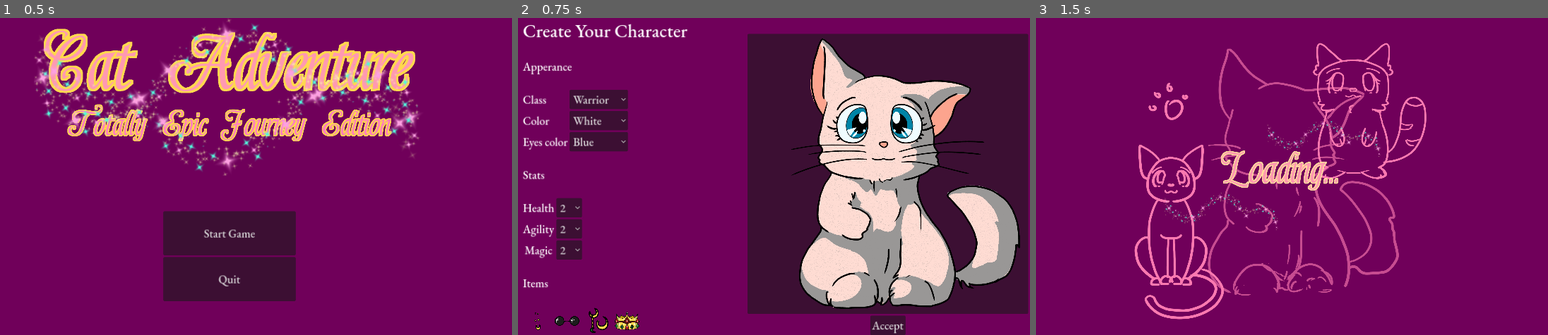
Above: before the commit, frames 1-3 (left to right).
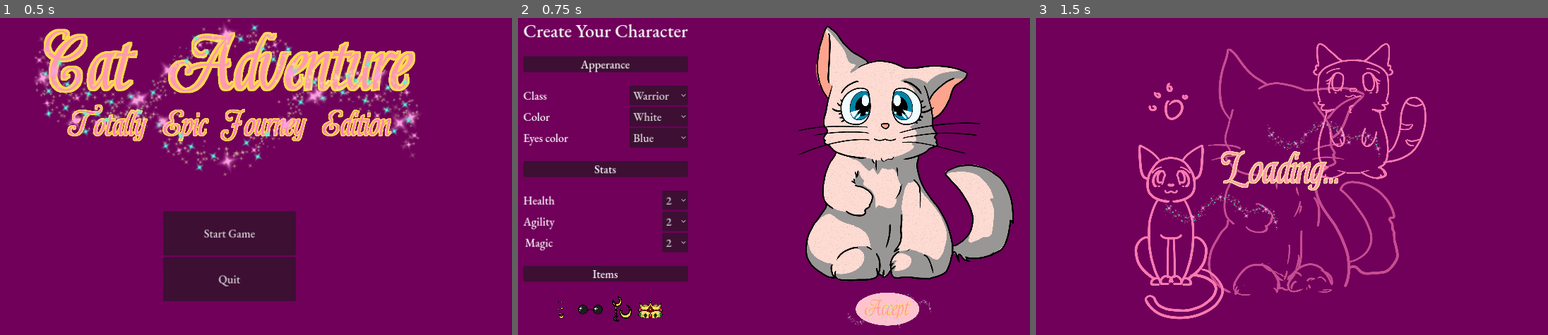
Above: after the commit, the same moments.

Repository: CommonParrot/MiniJam-Cat-Selection-Adventure
Game: Godot game, scene res://Screens/TitleScreen.tscn
Same seed, same stepped clock (60 frames per second), same inputs: the game is played once before the commit and once after it. Before the commit the project starts from res://Screens/title_screen.tscn.
Inputs (mouse positions are in pixels of both pictures, inside the frame that each line leads up to; where the layout moved, square brackets give the same spot in the first picture):
- Up to frame 1 (0.5 s): no input
- Up to frame 2 (0.75 s): click "Start Game" at 0.5 s
- Up to frame 3 (1.5 s): click (1404, 309) [1404, 325] at 1.25 s

Frame 1 is identical in both runs. In frame 2, 54% of the frame differs, in the area x 0-100%, y 1-100%; in frame 3, nothing differs.
Error after the commit: Parse Error: Identifier "sound" not declared in the current scope. (res://Scripts/DynamicCatOptionButton.gd:19)

Commit message:
Improved After Presentation Version

Diff:
--- a/Screens/Cat.tscn
+++ /dev/null
@@ -1,9 +0,0 @@
-[gd_scene load_steps=2 format=3 uid="uid://c874qj1urrdtj"]
-
-[ext_resource type="Script" path="res://Scripts/Cat.gd" id="1_5ahkl"]
-
-[node name="Cat" type="Control"]
-layout_mode = 3
-anchors_preset = 0
-size_flags_vertical = 3
-script = ExtResource("1_5ahkl")
--- a/Screens/character_selection_screen.tscn
+++ b/Screens/CharacterSelectionScreen.tscn
@@ -1,11 +1,10 @@
-[gd_scene load_steps=16 format=3 uid="uid://youox4cuc70m"]
-
-[ext_resource type="Script" path="res://Screens/DynamicCatOptionButton.gd" id="1_begdr"]
+[gd_scene load_steps=22 format=3 uid="uid://youox4cuc70m"]
+
+[ext_resource type="Script" path="res://Scripts/DynamicCatOptionButton.gd" id="1_begdr"]
 [ext_resource type="Texture2D" uid="uid://nklyurq55nh5" path="res://images/Accept.png" id="1_kewe1"]
 [ext_resource type="Texture2D" uid="uid://dkxkg1in1cdqo" path="res://images/White_Cat.png" id="1_rqi7e"]
 [ext_resource type="Theme" uid="uid://bw0mhj7o0bkbv" path="res://main.theme" id="1_xrlf3"]
-[ext_resource type="Texture2D" path="res://images/TailTrinket_cut.tres" id="2_7kade"]
-[ext_resource type="PackedScene" uid="uid://c874qj1urrdtj" path="res://Screens/Cat.tscn" id="2_e2hk4"]
+[ext_resource type="Texture2D" uid="uid://dea2uqbo2r8sc" path="res://images/TailTrinket_cut.tres" id="2_7kade"]
 [ext_resource type="Texture2D" uid="uid://cl0nnalqxhy2y" path="res://images/Crown.png" id="3_jjteo"]
 [ext_resource type="Texture2D" uid="uid://dblmkwcdpwt78" path="res://images/Crown_cut.tres" id="3_xhilw"]
 [ext_resource type="Texture2D" uid="uid://cpoxmt63ikby4" path="res://images/Earrings_cut.tres" id="4_qwp5y"]
@@ -15,6 +14,19 @@
 [ext_resource type="Script" path="res://Scripts/AccessoriesController.gd" id="6_5lmvo"]
 [ext_resource type="Texture2D" uid="uid://drh8hcqeqvwjy" path="res://images/TailTrinket.png" id="6_bm52k"]
 [ext_resource type="Texture2D" uid="uid://gee1oc07armi" path="res://images/Blue_Eyes.png" id="8_miwhf"]
+[ext_resource type="PackedScene" uid="uid://dpprlvlqvbstu" path="res://Screens/StatManager.tscn" id="15_wb3je"]
+
+[sub_resource type="StyleBoxEmpty" id="StyleBoxEmpty_6frc3"]
+
+[sub_resource type="StyleBoxEmpty" id="StyleBoxEmpty_yyqdy"]
+
+[sub_resource type="StyleBoxEmpty" id="StyleBoxEmpty_vwitq"]
+
+[sub_resource type="StyleBoxEmpty" id="StyleBoxEmpty_e1v3q"]
+
+[sub_resource type="StyleBoxEmpty" id="StyleBoxEmpty_ygyjf"]
+
+[sub_resource type="StyleBoxEmpty" id="StyleBoxEmpty_2073e"]
 
 [node name="Character creation" type="MarginContainer"]
 anchors_preset = 15
@@ -22,15 +34,11 @@
 anchor_bottom = 1.0
 grow_horizontal = 2
 grow_vertical = 2
+size_flags_horizontal = 4
+size_flags_vertical = 4
 theme = ExtResource("1_xrlf3")
 
-[node name="Accept" type="Sprite2D" parent="."]
-visible = false
-position = Vector2(957, 709)
-scale = Vector2(0.067416, 0.0773134)
-texture = ExtResource("1_kewe1")
-
-[node name="Cat" parent="." instance=ExtResource("2_e2hk4")]
+[node name="StatManager" parent="." instance=ExtResource("15_wb3je")]
 layout_mode = 2
 
 [node name="VBoxContainer" type="VBoxContainer" parent="."]
@@ -51,20 +59,29 @@
 theme_override_font_sizes/font_size = 42
 text = "Create Your Character"
 
-[node name="Apperance" type="Label" parent="VBoxContainer/HBoxContainer/left"]
+[node name="PanelContainer" type="PanelContainer" parent="VBoxContainer/HBoxContainer/left"]
+layout_mode = 2
+size_flags_vertical = 6
+
+[node name="Apperance" type="Label" parent="VBoxContainer/HBoxContainer/left/PanelContainer"]
 layout_mode = 2
 size_flags_vertical = 6
 text = "Apperance
 "
+horizontal_alignment = 1
 
 [node name="Apperance_table" type="GridContainer" parent="VBoxContainer/HBoxContainer/left"]
 layout_mode = 2
-columns = 2
+columns = 3
 
 [node name="Class" type="Label" parent="VBoxContainer/HBoxContainer/left/Apperance_table"]
 layout_mode = 2
 size_flags_vertical = 6
 text = "Class"
+
+[node name="Label" type="Label" parent="VBoxContainer/HBoxContainer/left/Apperance_table"]
+layout_mode = 2
+size_flags_horizontal = 3
 
 [node name="DynamicCatOptionButton" type="OptionButton" parent="VBoxContainer/HBoxContainer/left/Apperance_table"]
 layout_mode = 2
@@ -84,6 +101,9 @@
 size_flags_vertical = 6
 text = "Color"
 
+[node name="Label2" type="Label" parent="VBoxContainer/HBoxContainer/left/Apperance_table"]
+layout_mode = 2
+
 [node name="DynamicCatOptionButton2" type="OptionButton" parent="VBoxContainer/HBoxContainer/left/Apperance_table"]
 layout_mode = 2
 item_count = 4
@@ -104,6 +124,9 @@
 size_flags_vertical = 6
 text = "Eyes color"
 
+[node name="Label3" type="Label" parent="VBoxContainer/HBoxContainer/left/Apperance_table"]
+layout_mode = 2
+
 [node name="DynamicCatOptionButton3" type="OptionButton" parent="VBoxContainer/HBoxContainer/left/Apperance_table"]
 layout_mode = 2
 item_count = 4
@@ -119,21 +142,30 @@
 script = ExtResource("1_begdr")
 stat_name = "color_eyes"
 
-[node name="Stats" type="Label" parent="VBoxContainer/HBoxContainer/left"]
+[node name="PanelContainer2" type="PanelContainer" parent="VBoxContainer/HBoxContainer/left"]
+layout_mode = 2
+size_flags_vertical = 6
+
+[node name="Stats" type="Label" parent="VBoxContainer/HBoxContainer/left/PanelContainer2"]
 layout_mode = 2
 size_flags_vertical = 6
 text = "Stats
 "
+horizontal_alignment = 1
 
 [node name="Stats_table" type="GridContainer" parent="VBoxContainer/HBoxContainer/left"]
 layout_mode = 2
-columns = 2
+columns = 3
 
 [node name="Health" type="Label" parent="VBoxContainer/HBoxContainer/left/Stats_table"]
 layout_mode = 2
 size_flags_vertical = 6
 text = "Health"
 horizontal_alignment = 1
+
+[node name="Label" type="Label" parent="VBoxContainer/HBoxContainer/left/Stats_table"]
+layout_mode = 2
+size_flags_horizontal = 3
 
 [node name="DynamicCatOptionButton4" type="OptionButton" parent="VBoxContainer/HBoxContainer/left/Stats_table"]
 layout_mode = 2
@@ -168,6 +200,9 @@
 text = "Agility"
 horizontal_alignment = 1
 
+[node name="Label2" type="Label" parent="VBoxContainer/HBoxContainer/left/Stats_table"]
+layout_mode = 2
+
 [node name="DynamicCatOptionButton5" type="OptionButton" parent="VBoxContainer/HBoxContainer/left/Stats_table"]
 layout_mode = 2
 item_count = 10
@@ -201,6 +236,9 @@
 text = "Magic"
 horizontal_alignment = 1
 
+[node name="Label3" type="Label" parent="VBoxContainer/HBoxContainer/left/Stats_table"]
+layout_mode = 2
+
 [node name="DynamicCatOptionButton3" type="OptionButton" parent="VBoxContainer/HBoxContainer/left/Stats_table"]
 layout_mode = 2
 item_count = 10
@@ -228,14 +266,20 @@
 script = ExtResource("1_begdr")
 stat_name = "magic"
 
-[node name="Items" type="Label" parent="VBoxContainer/HBoxContainer/left"]
+[node name="PanelContainer3" type="PanelContainer" parent="VBoxContainer/HBoxContainer/left"]
+layout_mode = 2
+size_flags_vertical = 6
+
+[node name="Items" type="Label" parent="VBoxContainer/HBoxContainer/left/PanelContainer3"]
 layout_mode = 2
 size_flags_vertical = 6
 text = "Items"
+horizontal_alignment = 1
 
 [node name="Accessories" type="HBoxContainer" parent="VBoxContainer/HBoxContainer/left"]
 layout_mode = 2
-size_flags_vertical = 8
+size_flags_vertical = 2
+alignment = 1
 
 [node name="Earrings" type="TextureButton" parent="VBoxContainer/HBoxContainer/left/Accessories"]
 custom_minimum_size = Vector2(64, 64)
@@ -268,10 +312,15 @@
 [node name="right" type="VBoxContainer" parent="VBoxContainer/HBoxContainer"]
 layout_mode = 2
 size_flags_horizontal = 3
+size_flags_vertical = 4
 alignment = 2
 
 [node name="Container" type="PanelContainer" parent="VBoxContainer/HBoxContainer/right"]
-layout_mode = 2
+custom_minimum_size = Vector2(600, 0)
+layout_mode = 2
+size_flags_horizontal = 4
+size_flags_vertical = 4
+theme_override_styles/panel = SubResource("StyleBoxEmpty_6frc3")
 script = ExtResource("6_5lmvo")
 
 [node name="TailTrinket" type="TextureRect" parent="VBoxContainer/HBoxContainer/right/Container"]
@@ -315,15 +364,32 @@
 expand_mode = 1
 
 [node name="Button" type="Button" parent="VBoxContainer/HBoxContainer/right"]
+custom_minimum_size = Vector2(200, 100)
 layout_mode = 2
 size_flags_horizontal = 4
-text = "Accept"
-
-[node name="MarginContainer" type="MarginContainer" parent="VBoxContainer/HBoxContainer"]
-layout_mode = 2
+size_flags_vertical = 3
+theme_override_colors/icon_pressed_color = Color(0, 0, 0, 0.835294)
+theme_override_colors/icon_hover_color = Color(0, 0, 0, 0.576471)
+theme_override_styles/normal = SubResource("StyleBoxEmpty_yyqdy")
+theme_override_styles/hover = SubResource("StyleBoxEmpty_vwitq")
+theme_override_styles/pressed = SubResource("StyleBoxEmpty_e1v3q")
+theme_override_styles/disabled = SubResource("StyleBoxEmpty_ygyjf")
+theme_override_styles/focus = SubResource("StyleBoxEmpty_2073e")
+icon_alignment = 1
+expand_icon = true
+
+[node name="TextureRect" type="TextureRect" parent="VBoxContainer/HBoxContainer/right/Button"]
+layout_mode = 1
+anchors_preset = 15
+anchor_right = 1.0
+anchor_bottom = 1.0
+grow_horizontal = 2
+grow_vertical = 2
+texture = ExtResource("1_kewe1")
+expand_mode = 2
 
 [connection signal="pressed" from="VBoxContainer/HBoxContainer/left/Accessories/Earrings" to="VBoxContainer/HBoxContainer/right/Container" method="_on_earrings_pressed"]
 [connection signal="pressed" from="VBoxContainer/HBoxContainer/left/Accessories/Glasses" to="VBoxContainer/HBoxContainer/right/Container" method="_on_glasses_pressed"]
 [connection signal="pressed" from="VBoxContainer/HBoxContainer/left/Accessories/TailTrinket" to="VBoxContainer/HBoxContainer/right/Container" method="_on_tail_trinket_pressed"]
 [connection signal="pressed" from="VBoxContainer/HBoxContainer/left/Accessories/Crown" to="VBoxContainer/HBoxContainer/right/Container" method="_on_crown_pressed"]
-[connection signal="pressed" from="VBoxContainer/HBoxContainer/right/Button" to="Cat" method="_on_button_pressed"]
+[connection signal="pressed" from="VBoxContainer/HBoxContainer/right/Button" to="StatManager" method="_on_button_pressed"]
--- /dev/null
+++ b/Screens/StatManager.tscn
@@ -0,0 +1,8 @@
+[gd_scene load_steps=2 format=3 uid="uid://dpprlvlqvbstu"]
+
+[ext_resource type="Script" path="res://Scripts/StatManager.gd" id="1_dwmcm"]
+
+[node name="StatManager" type="Control"]
+layout_mode = 3
+anchors_preset = 0
+script = ExtResource("1_dwmcm")
--- a/Screens/Statlist.tscn
+++ /dev/null
@@ -1,5 +0,0 @@
-[gd_scene format=3 uid="uid://dpprlvlqvbstu"]
-
-[node name="Statlist" type="Control"]
-layout_mode = 3
-anchors_preset = 0
--- a/Screens/title_screen.tscn
+++ b/Screens/TitleScreen.tscn
@@ -1,9 +1,9 @@
 [gd_scene load_steps=5 format=3 uid="uid://cujg2taxym4y6"]
 
-[ext_resource type="Texture2D" uid="uid://cy1m52dlfy8iu" path="res://images/Title.png" id="1_3tb81"]
-[ext_resource type="Theme" uid="uid://bw0mhj7o0bkbv" path="res://main.theme" id="1_eg054"]
-[ext_resource type="Script" path="res://Scripts/SceneController.gd" id="2_87ewx"]
-[ext_resource type="AudioStream" uid="uid://bdq28ga37dm3v" path="res://Sounds/177614__aminut__02-cat-miauing.wav" id="3_63yn3"]
+[ext_resource type="Theme" uid="uid://bw0mhj7o0bkbv" path="res://main.theme" id="1_jl2sm"]
+[ext_resource type="Texture2D" uid="uid://cy1m52dlfy8iu" path="res://images/Title.png" id="2_4g0e5"]
+[ext_resource type="Script" path="res://Scripts/SceneController.gd" id="3_4yx0p"]
+[ext_resource type="AudioStream" uid="uid://bdq28ga37dm3v" path="res://Sounds/177614__aminut__02-cat-miauing.wav" id="4_r2ru2"]
 
 [node name="TitleScreen" type="Control"]
 layout_mode = 3
--- a/Scripts/AccessoriesController.gd
+++ b/Scripts/AccessoriesController.gd
@@ -1,14 +1,4 @@
 extends PanelContainer
-
-
-# Called when the node enters the scene tree for the first time.
-func _ready():
-	pass # Replace with function body.
-
-
-# Called every frame. 'delta' is the elapsed time since the previous frame.
-func _process(delta):
-	pass
 
 
 func _on_earrings_pressed():
--- a/Screens/DynamicCatOptionButton.gd
+++ b/Scripts/DynamicCatOptionButton.gd
@@ -2,21 +2,24 @@
 class_name DynamicCatOptionButton
 
 @export var stat_name = ""
-var sound
+
+var audioplayer
+
 # Called when the node enters the scene tree for the first time.
 func _ready():
 	item_selected.connect(_on_item_selected)
 	Signals.update_ui_stat.connect(selection_accepted)
-	sound = AudioStreamPlayer.new()
-	sound.bus = "master"
-	sound.stream = load("res://Sounds/177614__aminut__02-cat-miauing short.wav")
-	add_child(sound)
+	audioplayer = AudioStreamPlayer.new()
+	audioplayer.stream = load("res://Sounds/177614__aminut__02-cat-miauing short.wav")
+	add_child(audioplayer)
+
 
 func _on_item_selected(index):
 	Signals.ui_stat_change.emit(stat_name, index)
 	sound.play()
 
 func selection_accepted(stat_name: String, value: int):
-	if(stat_name == name):
+	if(stat_name == self.stat_name):
+		if value == selected:
+			audioplayer.play()
 		selected = value
-	return
--- a/Scripts/SceneController.gd
+++ b/Scripts/SceneController.gd
@@ -1,7 +1,9 @@
 extends Node2D
 
+
 func _on_start_button_pressed():
-	get_tree().change_scene_to_file("res://Screens/character_selection_screen.tscn")
+	get_tree().change_scene_to_file("res://Screens/CharacterSelectionScreen.tscn")
+
 
 func _on_quit_button_pressed():
 	get_tree().quit()
--- a/Scripts/Cat.gd
+++ b/Scripts/StatManager.gd
@@ -14,39 +14,35 @@
 
 var eye_node
 var body_node
-#
 
 # Called when the node enters the scene tree for the first time.
 func _ready() -> void:
 	eye_node = get_node("%Eyes")
 	body_node = get_node("%Cat")
-	Signals.update_ui_stat.emit("color", 2)
-	Signals.update_ui_stat.emit("color_eyes", 0)
 	Signals.ui_stat_change.connect(change_cat_stat)
 
 
 func change_cat_stat(stat_name: String, stat_value: int) -> void:
-	var possible = false
 	match stat_name:
 		"health":
-			if stat_value + 1 + total_value() < points:
+			if total_points() - health + stat_value + 1 <= points:
 				health = stat_value + 1
-				possible = true
+			Signals.update_ui_stat.emit(stat_name, health - 1)
 		"agility":
-			if stat_value + 1 + total_value() < points:
+			if total_points() - agility + stat_value + 1 <= points:
 				agility = stat_value + 1
-				possible = true
+			Signals.update_ui_stat.emit(stat_name, agility - 1)
 		"magic":
-			if stat_value + 1 + total_value() < points:
+			if total_points() - magic + stat_value <= points:
 				magic = stat_value + 1
-				possible = true
+			Signals.update_ui_stat.emit(stat_name, magic - 1)
 		"color":
 			set_cat_color(stat_value)
 		"color_eyes":
 			set_eyes_color(stat_value)
-	if !possible:
-		return
-	Signals.update_ui_stat.emit(stat_name, stat_value)
+
+func total_points() -> int:
+	return health + agility + magic
 
 func total_value() -> float:
 	return health + agility + magic
--- a/project.godot
+++ b/project.godot
@@ -11,7 +11,7 @@
 [application]
 
 config/name="Character Selection"
-run/main_scene="res://Screens/title_screen.tscn"
+run/main_scene="res://Screens/TitleScreen.tscn"
 config/features=PackedStringArray("4.2", "Forward Plus")
 config/icon="res://icon.svg"
 
@@ -23,9 +23,8 @@
 
 window/size/viewport_width=1280
 window/size/viewport_height=720
-window/size/resizable=false
+window/size/mode=3
 window/stretch/mode="canvas_items"
-window/stretch/aspect="keep_height"
 
 [rendering]
 
Not shown: 3 places in Screens/TitleScreen.tscn that only renumber resources
Not shown, changed: Sounds/177614__aminut__02-cat-miauing short.wav.import
Binary file changed: images/Accept.png
